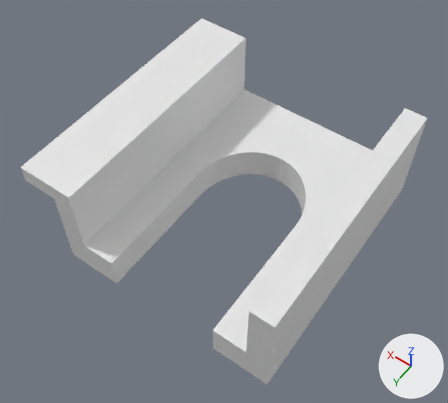
What one commit did to the Blender file vacuum-holder/vacuum-holder.blend.
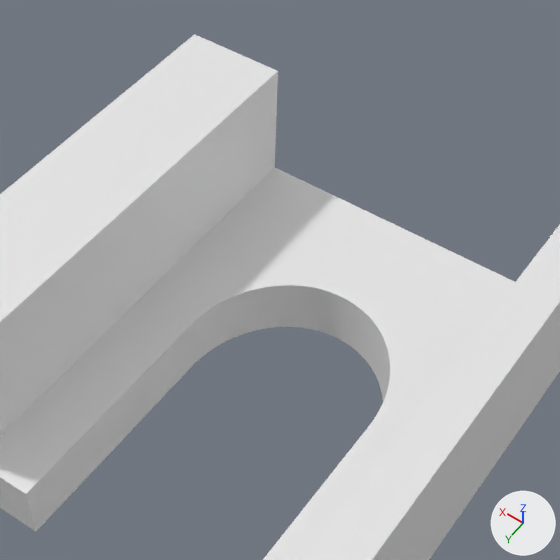
Old and new are each drawn whole from a 50 mm camera at (-50.0, 254.0, 290.0) aimed at (71.0, 84.0, 23.0) and again close up on the part from 22% to 88% of the width and 0% to 74% of the height. Arrows for +X, +Y and +Z are at lower right; the lights stay in place.

Names of what the first close-up shows: 'vacuum-holder'.
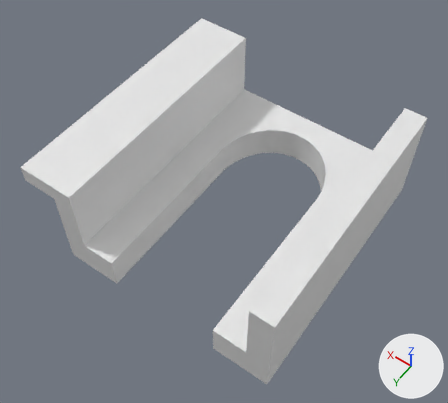
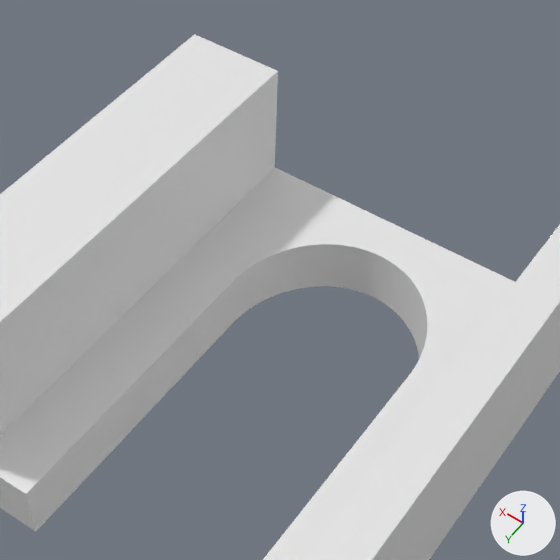
Location of each change, [x1, y1, x2, y2] in pixels of the close-ups (560 x 560 px):
'vacuum-holder', reshaped, rescaled: [0, 34, 560, 560] in both

The edits, one by one:
me_cube_001 is used by ob_vacuum_holder; location (0.0, 0.0, 0.0); scale (1.0, 1.48, 1.0).
me_cube_001 had 130 vertices, 69 faces and spanned x 0.0..148.0, y 0.0..100.0, z 0.0..60.0.
me_cube_001 now has 130 vertices, 69 faces and spans x 0.0..148.0, y 0.0..148.0, z 0.0..60.0.
me_cube_001 part 1: 118 of 130 vertices moved; they spanned x 0.0..148.0, y 25.0..100.0, z 0.0..60.0 and now span x 0.0..148.0, y 15.0..148.0, z 0.0..60.0; mean shift (0.0, 1.8, 0.0); largest move (0.0, 100.0, 0.0) -> (0.0, 148.0, 0.0).
Object 'vacuum-holder' (ob_vacuum_holder) is rescaled from (1.0, 1.48, 1.0) to (1.0, 1.0, 1.0).
